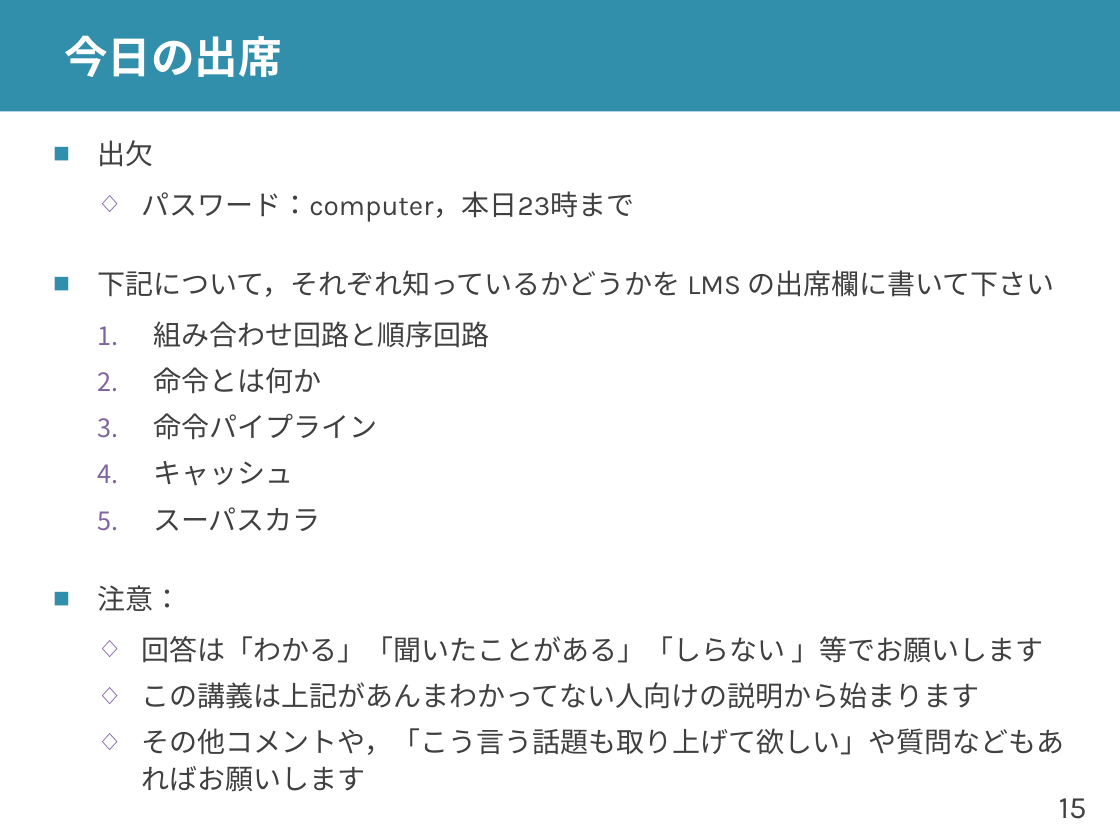
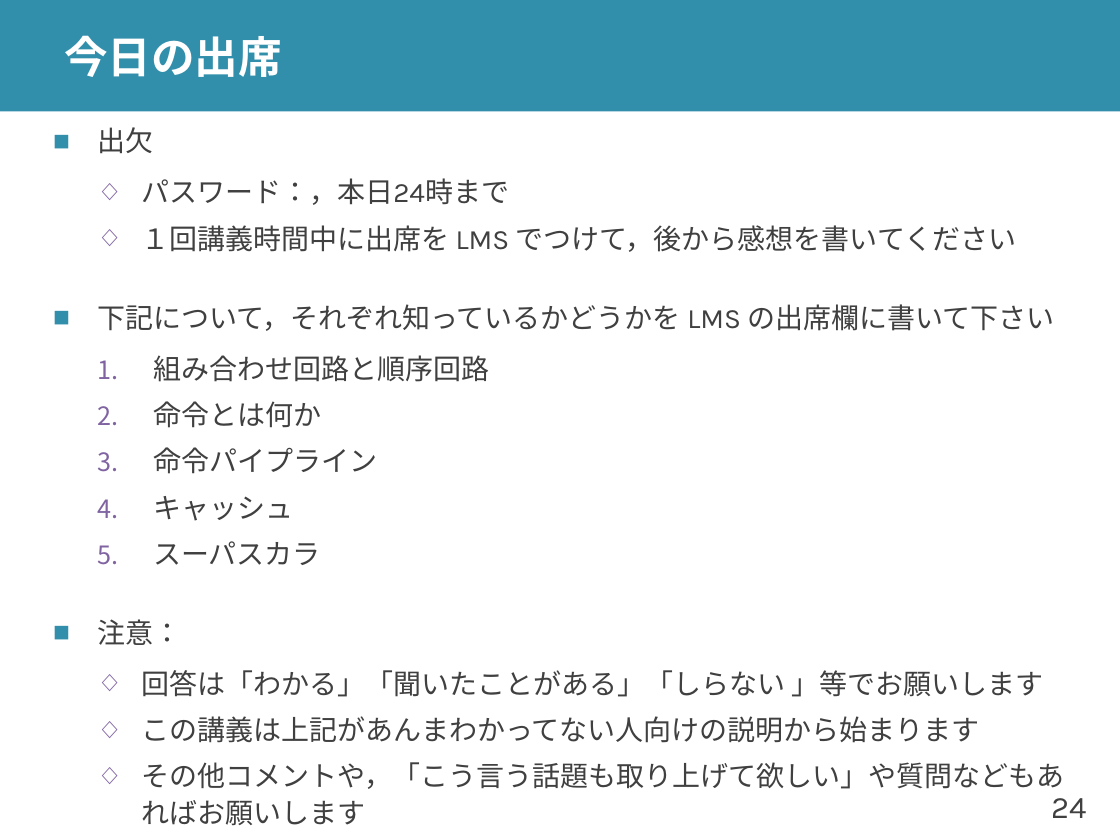
Before and after one commit to shioyadan/advanced-computer-organization, a slide deck: slide 24 of aco-shioya-00.pptx (slide 15 before the commit). Drawn at 1120x840 pixels with LibreOffice and Linux fonts; fonts in the diff are those of the drawing. Boxes give left, top, right and bottom in pixels: in the first picture for what was removed or moved away, otherwise in the second. Text is boxed around its words. In the diff, an @@ line names an element or a change of style, - is before the commit and + after.

```diff
--- a/aco-shioya-00.pptx
+++ b/aco-shioya-00.pptx
@@ text "出欠" moved from (x1=97, y1=140, x2=1064, y2=791) to (x1=97, y1=178, x2=1064, y2=789) @@
@@ text at (x1=141, y1=178, x2=1016, y2=252): text changed @@
-  ◇ パスワード：computer，本日23時まで
+  ◇ パスワード：，本日24時まで
+  ◇ １回講義時間中に出席を LMS でつけて，後から感想を書いてください
@@ page number at (x1=1051, y1=798, x2=1086, y2=818): text changed @@
-15
+24
```
Also in this commit, not shown: 10 other slides changed, 10 slides added, 1 slide removed, 1 other file.
